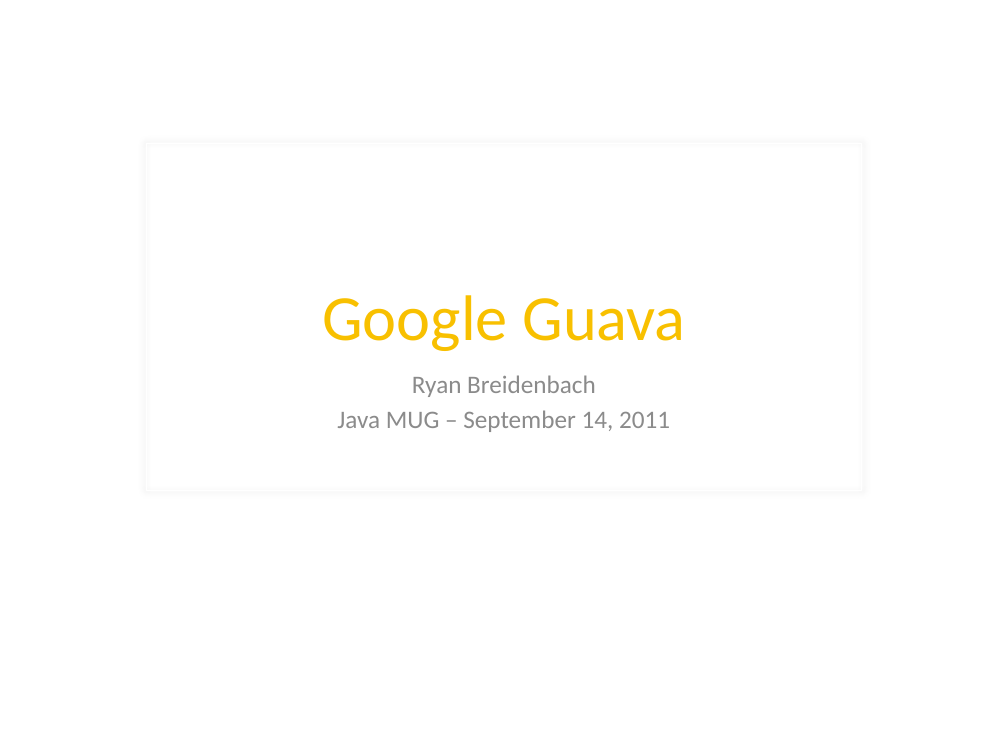
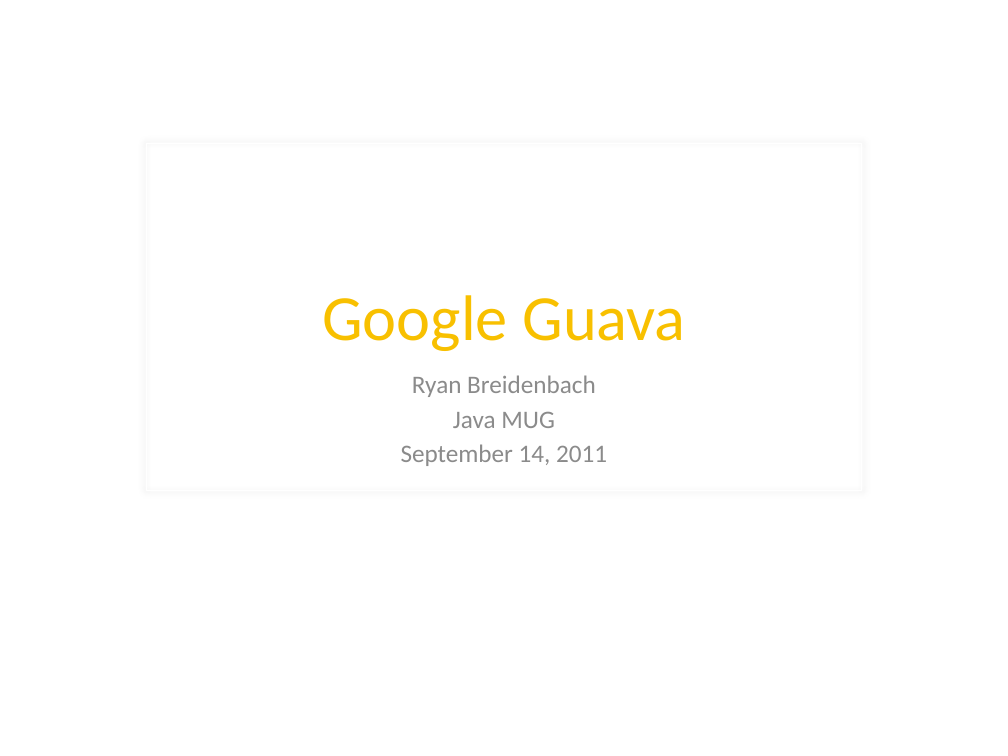
Before and after one commit to twoqubed/JavaMUG-Guava, a slide deck: slide 1 of JavaMUG - Guava.pptx. Drawn at 1008x756 pixels with LibreOffice and Linux fonts; fonts in the diff are those of the drawing; background and template pictures are left out. Boxes give left, top, right and bottom in pixels: in the first picture for what was removed or moved away, otherwise in the second. Text is boxed around its words. In the diff, an @@ line names an element or a change of style, - is before the commit and + after.

```diff
--- a/JavaMUG - Guava.pptx
+++ b/JavaMUG - Guava.pptx
@@ subtitle at (401,412,607,466): text changed @@
-Java MUG – September 14, 2011
+Java MUG
+September 14, 2011
```
Also in this commit, not shown: 2 slides added, 2 other files.
